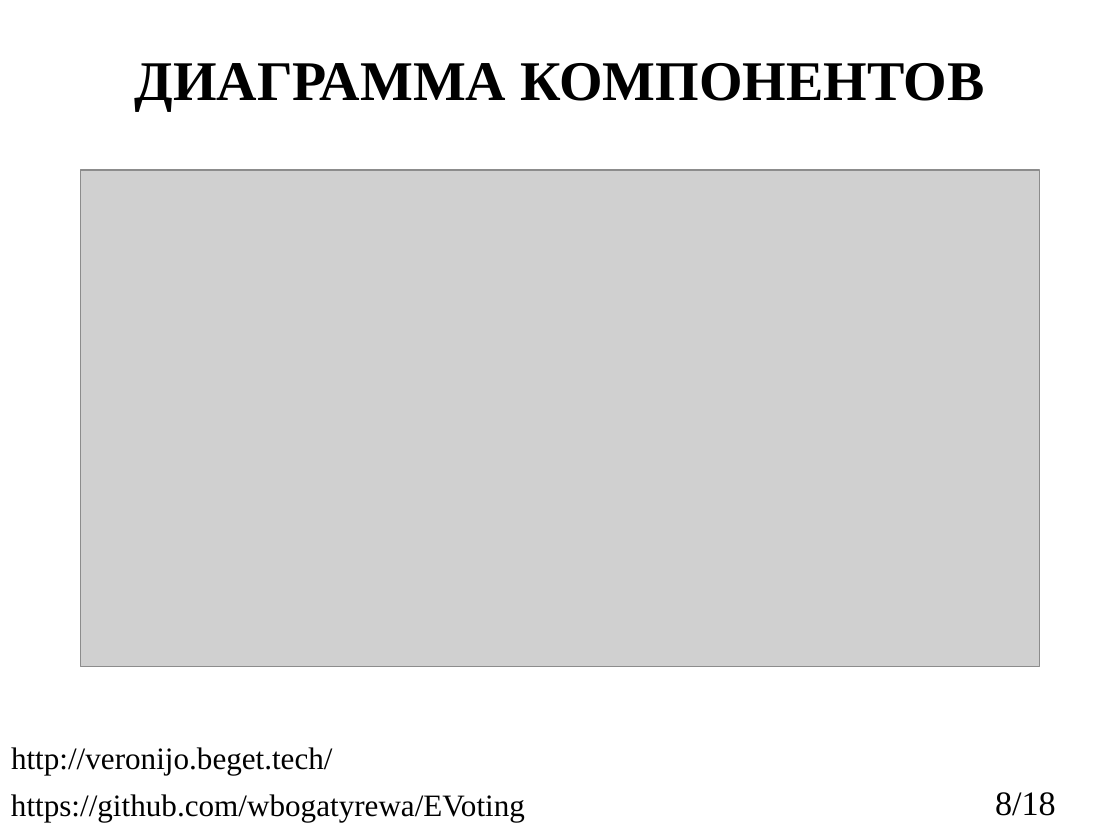
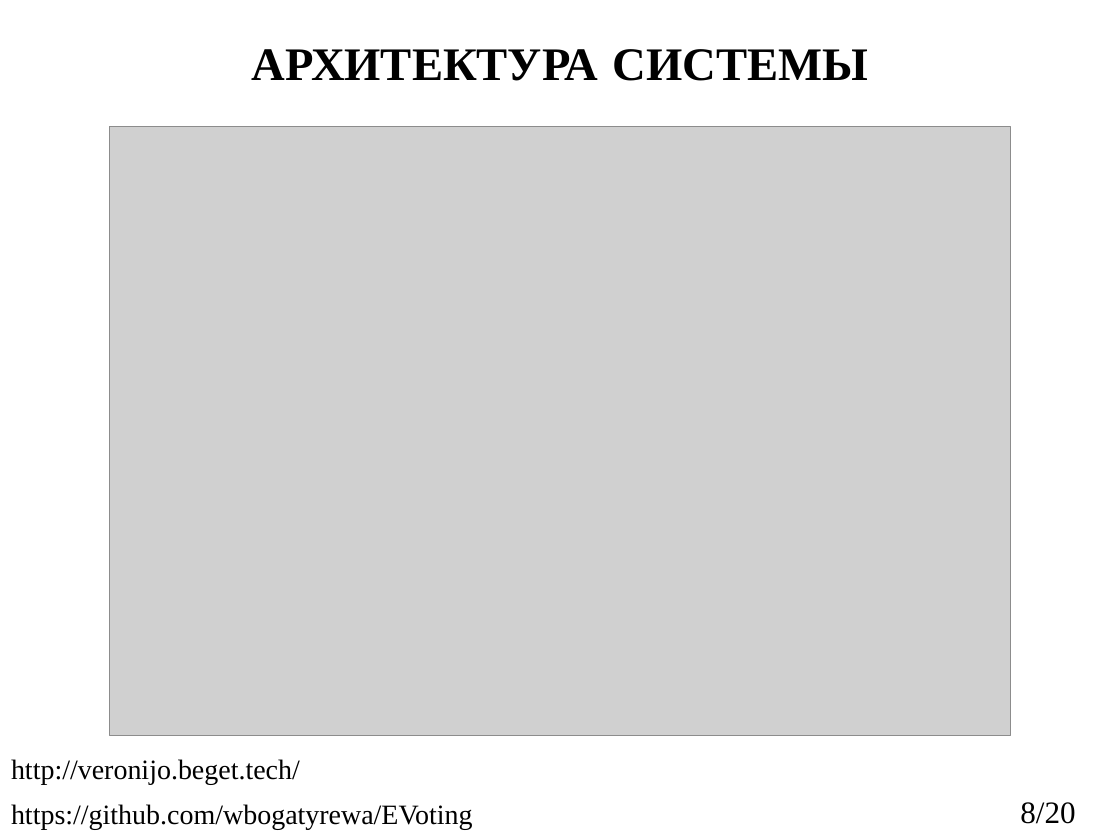
Before and after one commit to wbogatyrewa/EVoting, a slide deck: slide 8 of reports/2023_403_БогатыреваВО_slides.pptx. Drawn at 1120x840 pixels with LibreOffice and Linux fonts; fonts in the diff are those of the drawing; grey boxes stand for pictures. Boxes give left, top, right and bottom in pixels: in the first picture for what was removed or moved away, otherwise in the second. Text is boxed around its words. In the diff, an @@ line names an element or a change of style, - is before the commit and + after.

```diff
--- a/reports/2023_403_БогатыреваВО_slides.pptx
+++ b/reports/2023_403_БогатыреваВО_slides.pptx
@@ title at [251,49,869,81]: text changed; size 36 to 30 pt @@
-ДИАГРАММА КОМПОНЕНТОВ
+АРХИТЕКТУРА СИСТЕМЫ
@@ picture: place and size @@
-picture at [81,170,1039,668]
+picture at [110,127,1010,736]
@@ text "http://veronijo.beget.tech/": place and size @@
-text "http://veronijo.beget.tech/" at [11,747,333,775]
+text "http://veronijo.beget.tech/" at [11,759,300,784]
@@ text "http://veronijo.beget.tech/" at [11,759,300,784]: size 20 to 18 pt @@
@@ text "https://github.com/wbogatyrewa/EVoting" at [11,804,473,829]: size 20 to 18 pt @@
@@ text "https://github.com/wbogatyrewa/EVoting": place and size @@
-text "https://github.com/wbogatyrewa/EVoting" at [11,794,525,821]
+text "https://github.com/wbogatyrewa/EVoting" at [11,804,473,829]
@@ text at [1020,802,1075,824]: text changed; size 22 to 20 pt @@
-8/18
+8/20
```
Also in this commit, not shown: 15 other slides changed, 3 slides added, 1 slide removed, 2 other files.
